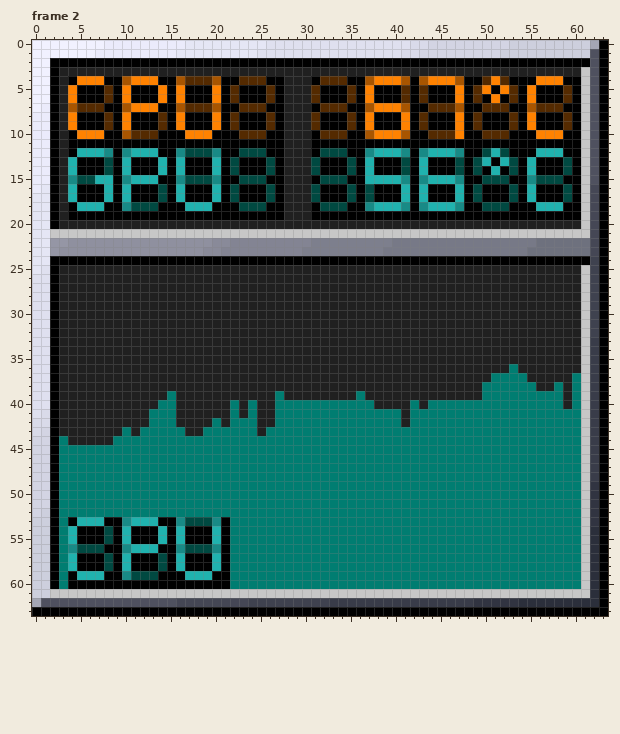
Two states of a animated GIF sprite, images/pywmtemp.gif. Above, as it was before the edit.
The file is 128x128 pixels, drawn in blocks of 2x2; one block is one cell here. Colours within 5 levels of each other are drawn and written as one. Shown: frame 2. The commit also changed other frames, which this record leaves out.
New version:
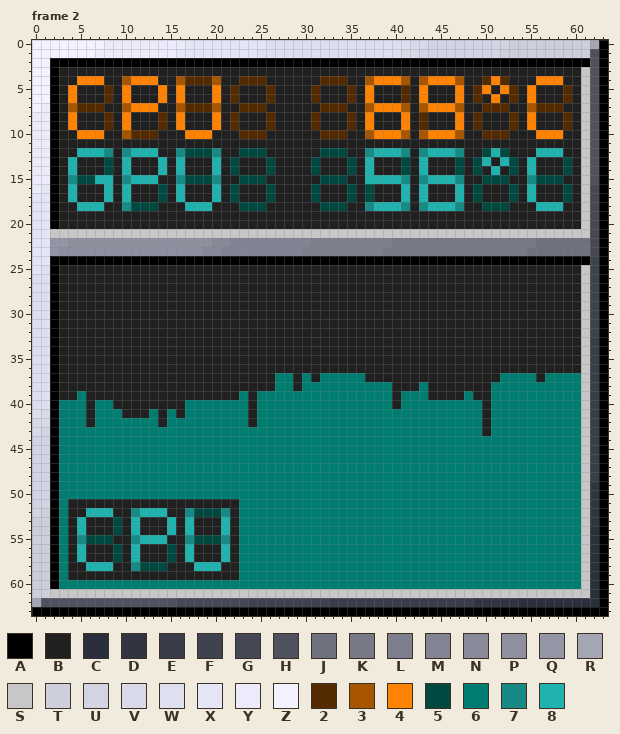
Palette (. is transparent): A #000000  B #202020  C #2b2f3b  D #313441  E #393c49  F #3f424f  G #454755  H #4f515f  J #6e717e  K #777987  L #7d7f8d  M #838493  N #898a99  P #8f909f  Q #9596a5  R #a4a6b4  S #c7c7c7  T #cdcfdd  U #d3d4e3  V #d9dae9  W #dfe0ef  X #e5e6f5  Y #ebebfb  Z #f1f1ff  2 #542a00  3 #a85500  4 #ff8200  5 #004941  6 #007d71  7 #188a86  8 #20b2ae
The edit:
Frame 2:
y 4: x 4 A -> B; x 8..9 AA -> BB; x 14..15 AA -> BB; x 21..22 AA -> BB; x 26..27 AA -> BB; x 31 A -> B; x 35..36 AA -> BB; x 42 A -> B; x 48..49 AA -> BB; x 53..55 AAA -> BBB; x 59..60 AA -> BB
y 5: x 5..7 AAA -> BBB; x 9 A -> B; x 11..13 AAA -> BBB; x 15 A -> B; x 17..19 AAA -> BBB; x 21 A -> B; x 23..25 AAA -> BBB; x 27 A -> B; x 32..34 AAA -> BBB; x 36 A -> B; x 38..40 AAA -> BBB; x 42..46 A2AAA -> B4BBB; x 48 A -> B; x 51 A -> B; x 54 A -> B; x 56..58 AAA -> BBB; x 60 A -> B
y 6: x 5..7 AAA -> BBB; x 9 A -> B; x 11..13 AAA -> BBB; x 15 A -> B; x 17..19 AAA -> BBB; x 21 A -> B; x 23..25 AAA -> BBB; x 27 A -> B; x 32..34 AAA -> BBB; x 36 A -> B; x 38..40 AAA -> BBB; x 42..46 A2AAA -> B4BBB; x 48 A -> B; x 50 A -> B; x 52 A -> B; x 54 A -> B; x 56..58 AAA -> BBB; x 60 A -> B
y 7: x 8..9 AA -> BB; x 14..15 AA -> BB; x 21..22 AA -> BB; x 26..27 AA -> BB; x 31 A -> B; x 35..36 AA -> BB; x 42..46 AA222 -> B3444; x 48..49 AA -> BB; x 53..54 AA -> BB; x 59..60 AA -> BB
y 8..9: x 5..7 AAA -> BBB; x 9 A -> B; x 11..13 AAA -> BBB; x 15 A -> B; x 17..19 AAA -> BBB; x 21 A -> B; x 23..25 AAA -> BBB; x 27 A -> B; x 32..34 AAA -> BBB; x 36 A -> B; x 38..40 AAA -> BBB; x 42 A -> B; x 44..46 AAA -> BBB; x 48 A -> B; x 50..52 AAA -> BBB; x 54 A -> B; x 56..58 AAA -> BBB; x 60 A -> B
y 10: x 4 A -> B; x 8..9 AA -> BB; x 14..16 AAA -> BBB; x 20..22 AAA -> BBB; x 26..27 AA -> BB; x 31 A -> B; x 35..36 AA -> BB; x 42..49 AA2224AA -> B34443BB; x 53..55 AAA -> BBB; x 59..60 AA -> BB
y 11: x 4..27 AAAAAAAAAAAAAAAAAAAAAAAA -> BBBBBBBBBBBBBBBBBBBBBBBB; x 31..60 AAAAAAAAAAAAAAAAAAAAAAAAAAAAAA -> BBBBBBBBBBBBBBBBBBBBBBBBBBBBBB
y 12: x 4 A -> B; x 9 A -> B; x 14..15 AA -> BB; x 21..22 AA -> BB; x 26..27 AA -> BB; x 31 A -> B; x 35..36 AA -> BB; x 42 A -> B; x 48..49 AA -> BB; x 53..55 AAA -> BBB; x 59..60 AA -> BB
y 13: x 5..7 AAA -> BBB; x 9 A -> B; x 11..13 AAA -> BBB; x 15 A -> B; x 17..19 AAA -> BBB; x 21 A -> B; x 23..25 AAA -> BBB; x 27 A -> B; x 32..34 AAA -> BBB; x 36 A -> B; x 38..40 AAA -> BBB; x 42 A -> B; x 44..46 AAA -> BBB; x 48 A -> B; x 51 A -> B; x 54 A -> B; x 56..58 AAA -> BBB; x 60 A -> B
y 14: x 5..7 AAA -> BBB; x 9 A -> B; x 11..13 AAA -> BBB; x 15 A -> B; x 17..19 AAA -> BBB; x 21 A -> B; x 23..25 AAA -> BBB; x 27 A -> B; x 32..34 AAA -> BBB; x 36 A -> B; x 38..40 AAA -> BBB; x 42 A -> B; x 44..46 AAA -> BBB; x 48 A -> B; x 50 A -> B; x 52 A -> B; x 54 A -> B; x 56..58 AAA -> BBB; x 60 A -> B
y 15: x 9 A -> B; x 14..15 AA -> BB; x 21..22 AA -> BB; x 26..27 AA -> BB; x 31 A -> B; x 35..36 AA -> BB; x 42 A -> B; x 48..49 AA -> BB; x 53..54 AA -> BB; x 59..60 AA -> BB
y 16..17: x 5..7 AAA -> BBB; x 9 A -> B; x 11..13 AAA -> BBB; x 15 A -> B; x 17..19 AAA -> BBB; x 21 A -> B; x 23..25 AAA -> BBB; x 27 A -> B; x 32..34 AAA -> BBB; x 36 A -> B; x 38..40 AAA -> BBB; x 42 A -> B; x 44..46 AAA -> BBB; x 48 A -> B; x 50..52 AAA -> BBB; x 54 A -> B; x 56..58 AAA -> BBB; x 60 A -> B
y 18: x 4 A -> B; x 8..9 AA -> BB; x 14..16 AAA -> BBB; x 20..22 AAA -> BBB; x 26..27 AA -> BB; x 31 A -> B; x 35..36 AA -> BB; x 42 A -> B; x 48..49 AA -> BB; x 53..55 AAA -> BBB; x 59..60 AA -> BB
y 19: x 4..27 AAAAAAAAAAAAAAAAAAAAAAAA -> BBBBBBBBBBBBBBBBBBBBBBBB; x 31..60 AAAAAAAAAAAAAAAAAAAAAAAAAAAAAA -> BBBBBBBBBBBBBBBBBBBBBBBBBBBBBB
y 36: x 53 6 -> B
y 37: x 27..28 BB -> 66; x 30 B -> 6; x 32..36 BBBBB -> 66666; x 51 6 -> B; x 55 B -> 6; x 57..59 BBB -> 666
y 38: x 27..28 BB -> 66; x 30..39 BBBBBBBBBB -> 6666666666; x 43 B -> 6; x 50 6 -> B; x 56..57 BB -> 66; x 59 B -> 6
y 39: x 5 B -> 6; x 15 6 -> B; x 23 B -> 6; x 25..26 BB -> 66; x 28..35 BBBBBBBB -> 66666666; x 37..39 BBB -> 666; x 41..43 BBB -> 666; x 48 B -> 6; x 50 6 -> B; x 59 B -> 6
y 40: x 3..5 BBB -> 666; x 7..8 BB -> 66; x 14..15 66 -> BB; x 17..21 BBBBB -> 66666; x 23..26 B6BB -> 6B66; x 38..39 BB -> 66; x 41 B -> 6; x 43 B -> 6; x 50 6 -> B; x 59 B -> 6
y 41: x 3..5 BBB -> 666; x 7..9 BBB -> 666; x 14 6 -> B; x 17..21 BBBBB -> 66666; x 23..26 B6BB -> 6B66; x 41 B -> 6; x 50 6 -> B
y 42: x 3..5 BBB -> 666; x 7..12 BBBBBB -> 666666; x 14 6 -> B; x 16..19 BBBB -> 6666; x 21 B -> 6; x 24..26 6BB -> B66; x 41 B -> 6; x 50 6 -> B
y 43: x 3..9 BBBBBBB -> 6666666; x 11 B -> 6; x 17..18 BB -> 66; x 25 B -> 6; x 50 6 -> B
y 44: x 4..8 BBBBB -> 66666
y 51: x 4..22 6666666666666666666 -> BBBBBBBBBBBBBBBBBBB
y 52: x 4..22 6666666666666666666 -> BB888BB7888BB75557B
y 53: x 4 A -> B; x 6..10 88AA7 -> BBB5B; x 12..22 88AA75557A6 -> BBB8B8BBB8B
y 54: x 4..22 8AAA5A8AAA8A8AAA8A6 -> B8BBB5B8BBB8B8BBB8B
y 55: x 4..7 8AAA -> B755; x 9..13 A8AAA -> BB788; x 15..22 A8AAA8A6 -> BB75557B
y 56: x 4..10 7555AA7 -> B8BBB5B; x 12..22 88AA75557A6 -> BBB5B8BBB8B
y 57: x 4..22 8AAA5A8AAA5A8AAA8A6 -> B8BBB5B8BBB5B8BBB8B
y 58: x 4..13 8AAA5A8AAA -> BB888BB755; x 15..19 A8AAA -> BBB88; x 21..22 A6 -> BB
y 59: x 4..22 A888AA7555AAA888AA6 -> BBBBBBBBBBBBBBBBBBB
y 60: x 4..21 AAAAAAAAAAAAAAAAAA -> 666666666666666666
Boxes around the changes in both pictures, in picture pixels (x1, y1, x2, y2):
changed: (68, 76, 581, 220)
changed: (464, 364, 572, 436)
changed: (59, 373, 428, 445)
changed: (68, 499, 239, 589)
